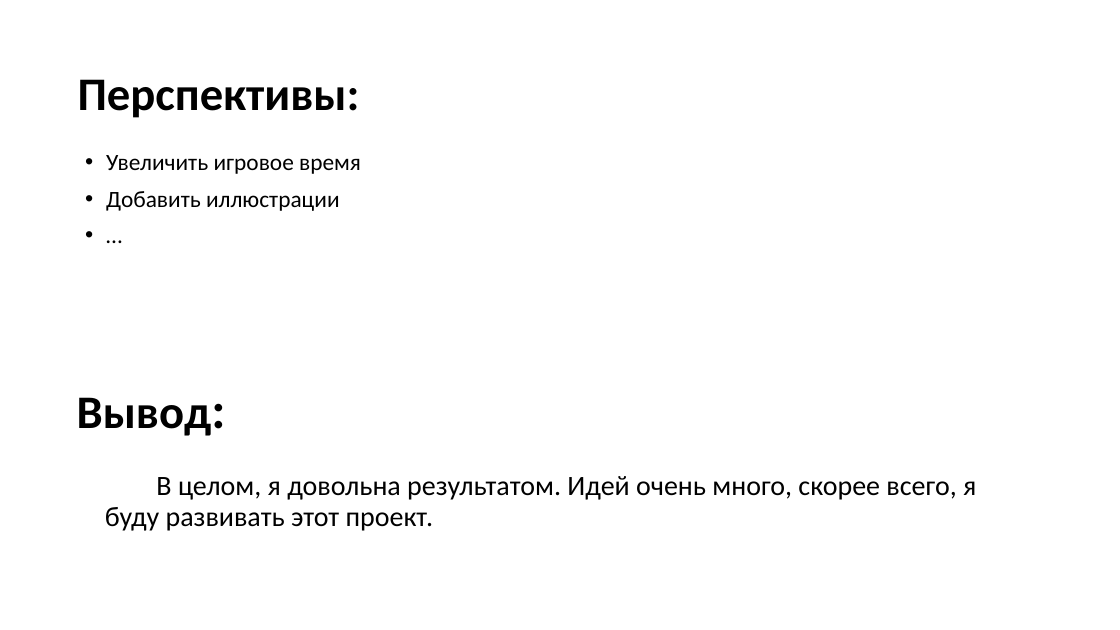
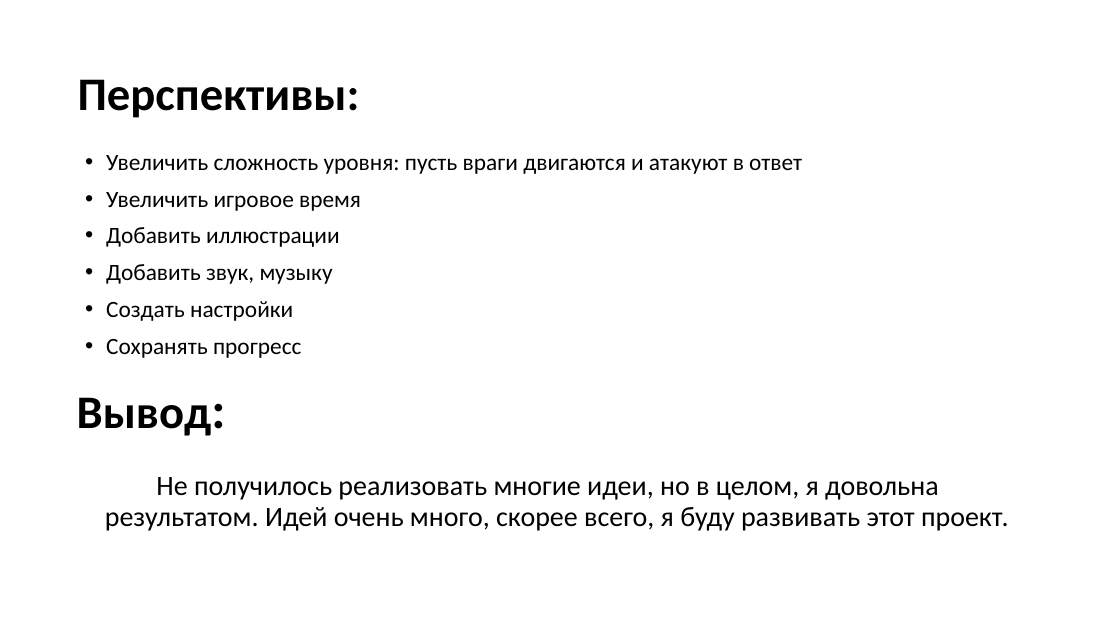
Before and after one commit to f-edorr/NoNameGame, a slide deck: slide 4 of docs/NoNameGame.pptx. Drawn at 1120x630 pixels with LibreOffice and Linux fonts; fonts in the diff are those of the drawing. Boxes give left, top, right and bottom in pixels: in the first picture for what was removed or moved away, otherwise in the second. Text is boxed around its words. In the diff, an @@ line names an element or a change of style, - is before the commit and + after.

```diff
--- a/docs/NoNameGame.pptx
+++ b/docs/NoNameGame.pptx
@@ text at [106,155,802,174]: paragraph added @@
+• Увеличить сложность уровня: пусть враги двигаются и атакуют в ответ
@@ text at [106,264,333,358]: text changed @@
-• …
+• Добавить звук, музыку
+• Создать настройки
+• Сохранять прогресс
@@ text at [105,477,1009,531]: text changed @@
-В целом, я довольна результатом. Идей очень много, скорее всего, я буду развивать этот проект.
+Не получилось реализовать многие идеи, но в целом, я довольна результатом. Идей очень много, скорее всего, я буду развивать этот проект.
```
Also in this commit, not shown: 2 other slides changed, 40 other files.
